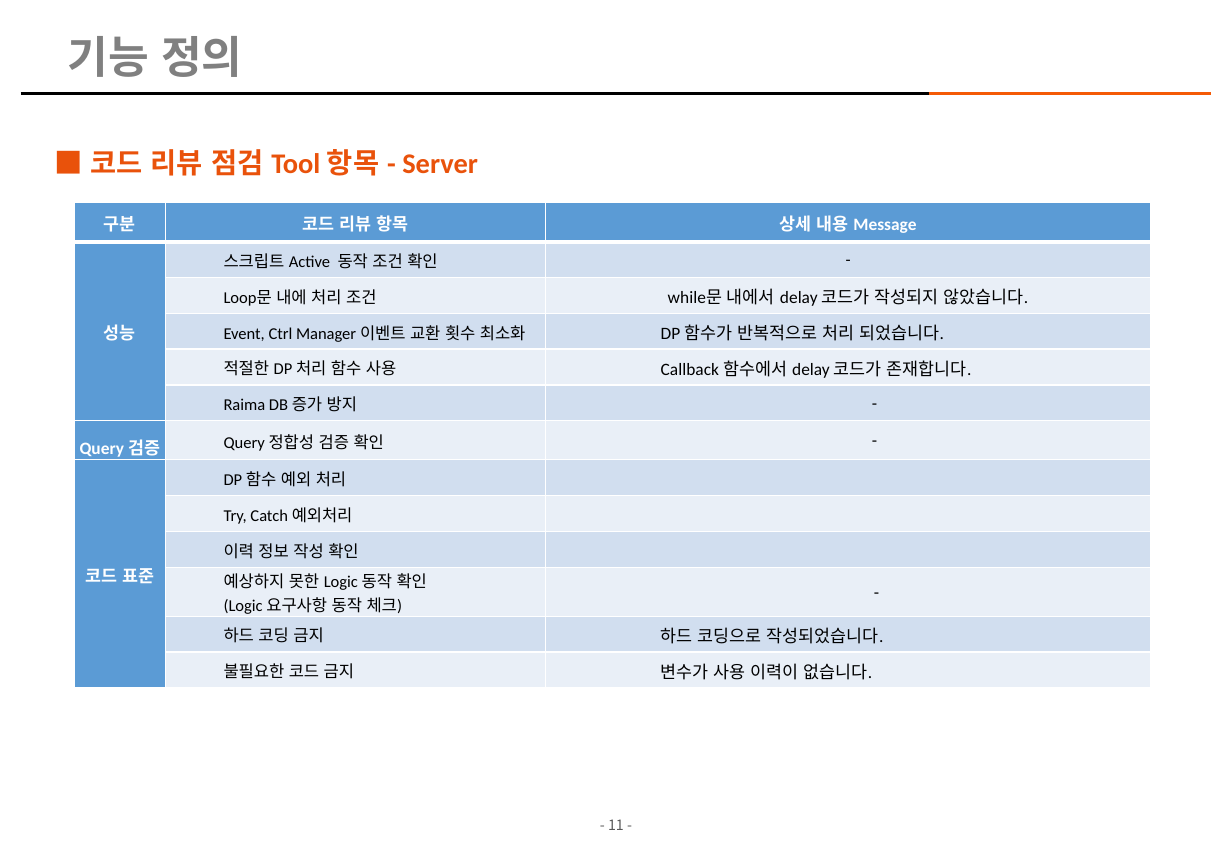
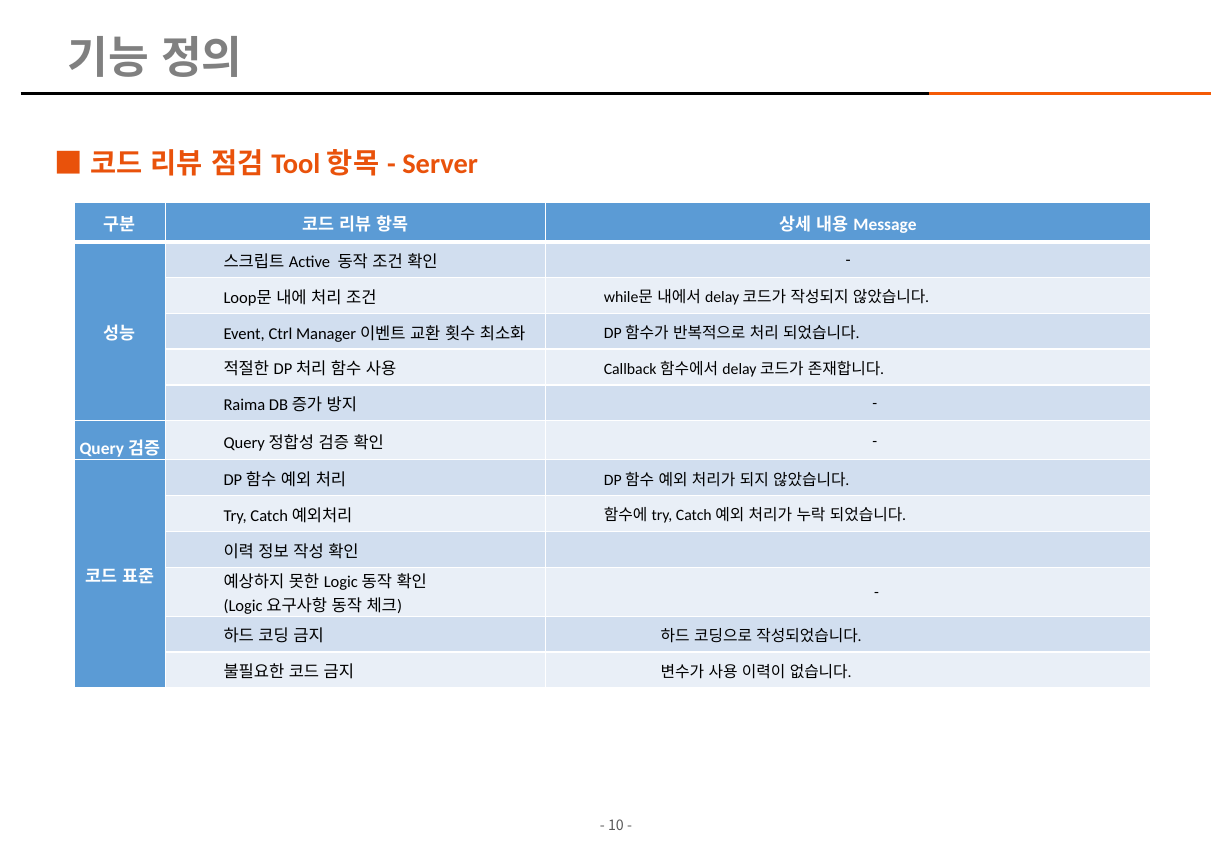
Before and after one commit to kimhopepa/PythonPjt, a slide deck: slide 10 of CodeReviewTool/doc/CodeReview_점검_Tool_개발계획서_rev06.pptx (slide 11 before the commit). Drawn at 1232x853 pixels with LibreOffice and Linux fonts; fonts in the diff are those of the drawing; background and template pictures are left out. Boxes give left, top, right and bottom in pixels: in the first picture for what was removed or moved away, otherwise in the second. Text is boxed around its words. In the diff, an @@ line names an element or a change of style, - is before the commit and + after.

```diff
--- a/CodeReviewTool/doc/CodeReview_점검_Tool_개발계획서_rev06.pptx
+++ b/CodeReviewTool/doc/CodeReview_점검_Tool_개발계획서_rev06.pptx
@@ table at box(74, 202, 1149, 683) @@
-row 8, column 3: 
+row 8, column 3: DP 함수 예외 처리가 되지 않았습니다.
-row 9, column 3: 
+row 9, column 3: 함수에 try, Catch 예외 처리가 누락 되었습니다.
@@ size 11 to 10 pt in "while문 내에서 delay 코드가 작성되지 않았습니다.", "DP 함수가 반복적으로 처리 되었습니다.", "Callback 함수에서 delay 코드가 존재합니다.", "-" and 4 more places @@
@@ alignment centre to left @@
@@ list level 1 to 2 in "while문 내에서 delay 코드가 작성되지 ..." @@
@@ list level 3 to 2 in "DP 함수가 반복적으로 처리 되었습니다." @@
@@ list level 3 to 2 in "Callback 함수에서 delay 코드가 존재합니다." @@
@@ page number at box(608, 819, 624, 830): text changed @@
-- 11 -
+- 10 -
```
Also in this commit, not shown: 2 other slides changed, 1 slide removed, 6 other files.
